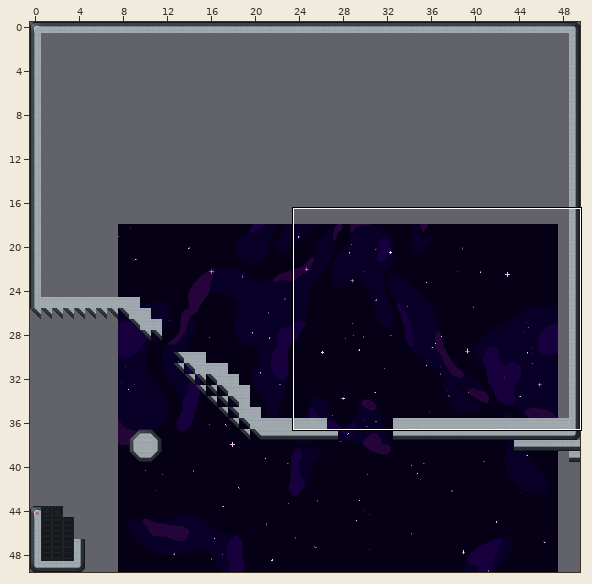
Tiled map (JSON): core/assets/levels/level_4/blackhole-angelina.tmj. The first picture is a wide view before the edit; the outline marks the close-up.
Close-up. Old version:
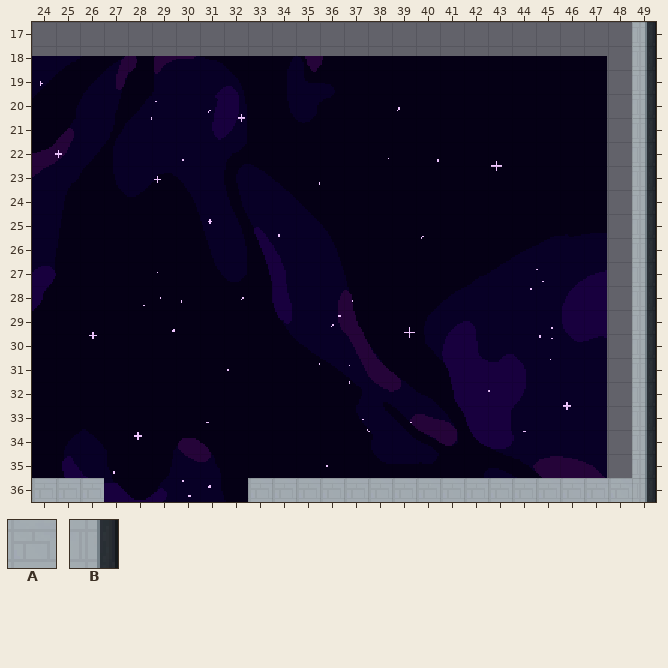
Cells are 16x16 px. Shown: x 24..49, y 17..36. The commit also changed other parts of the map, which this record leaves out.
Key: from "space-tiles": A 18, B 19.
_ is an empty cell.
Layer "Tile Layer 1" before, first column x 24:
17 _________________________B
18 _________________________B
19 _________________________B
20 _________________________B
21 _________________________B
22 _________________________B
23 _________________________B
24 _________________________B
25 _________________________B
26 _________________________B
27 _________________________B
28 _________________________B
29 _________________________B
30 _________________________B
31 _________________________B
32 _________________________B
33 _________________________B
34 _________________________B
35 _________________________B
36 AAA______AAAAAAAAAAAAAAAAB
New version:
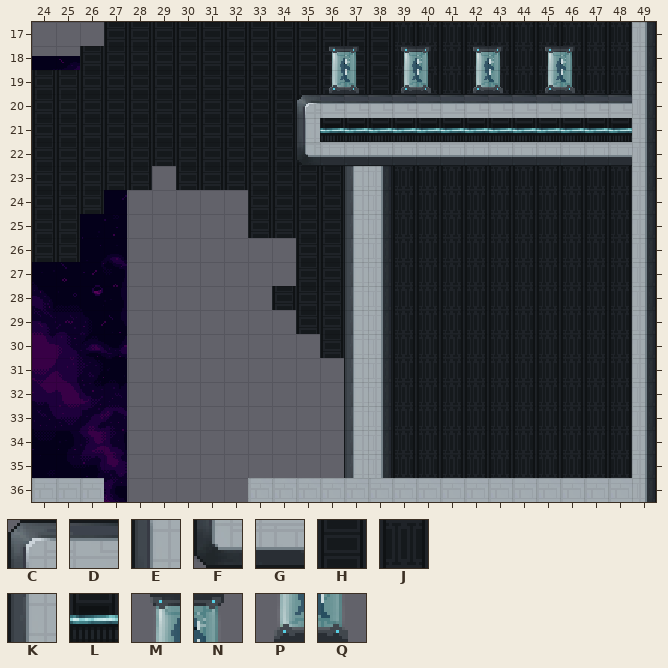
Further tiles: from "space-tiles": C 1 "GameObject", D 2, E 17, F 33, G 34, H 80 "Background", J 81 "Background", K 85, L 98 "Background", M 229, N 230, P 245, Q 246.
Tiles of an added or newly shown layer are drawn over the layers below it.
Difference:
layer "Background" picture "BG-purplespace.png" -> "BG-5-purple.png"
Layer "Tile Layer 2" (added):
y 18..19: x 36..37 __ -> HH; x 39..40 __ -> JJ; x 42..43 __ -> JJ; x 45..46 __ -> JJ
y 20: x 35 _ -> J
y 22: x 35 _ -> J
Layer "Tile Layer 1":
y 17: x 27..48 ______________________ -> HHHHHHHHHHHHJJJJJJJJJJ
y 18: x 26..48 _______________________ -> HHHHHHHHHHMNHMNJMNJMNJJ
y 19: x 24..48 _________________________ -> HHHHHHHHHHHHPQHPQJPQJPQJJ
y 20: x 24..48 _________________________ -> HHHHHHHHHHHCDDDDDDDDDDDDD
y 21: x 24..48 _________________________ -> HHHHHHHHHHHELLLLLLLLLLLLL
y 22: x 24..48 _________________________ -> HHHHHHHHHHHFGGGGGGGGGGGGG
y 23: x 24..28 _____ -> HHHHH; x 30..48 ___________________ -> HHHHHHHKBJJJJJJJJJJ
y 24: x 24..26 ___ -> HHH; x 33..48 ________________ -> HHHHKBJJJJJJJJJJ
y 25: x 24..25 __ -> HH; x 33..48 ________________ -> HHHHKBJJJJJJJJJJ
y 26: x 24..25 __ -> HH; x 35..48 ______________ -> HHKBJJJJJJJJJJ
y 27: x 35..48 ______________ -> HHKBJJJJJJJJJJ
y 28: x 34..48 _______________ -> HHHKBJJJJJJJJJJ
y 29: x 35..48 ______________ -> HHKBJJJJJJJJJJ
y 30: x 36..48 _____________ -> HKBJJJJJJJJJJ
y 31..35: x 37..48 ____________ -> KBJJJJJJJJJJ
